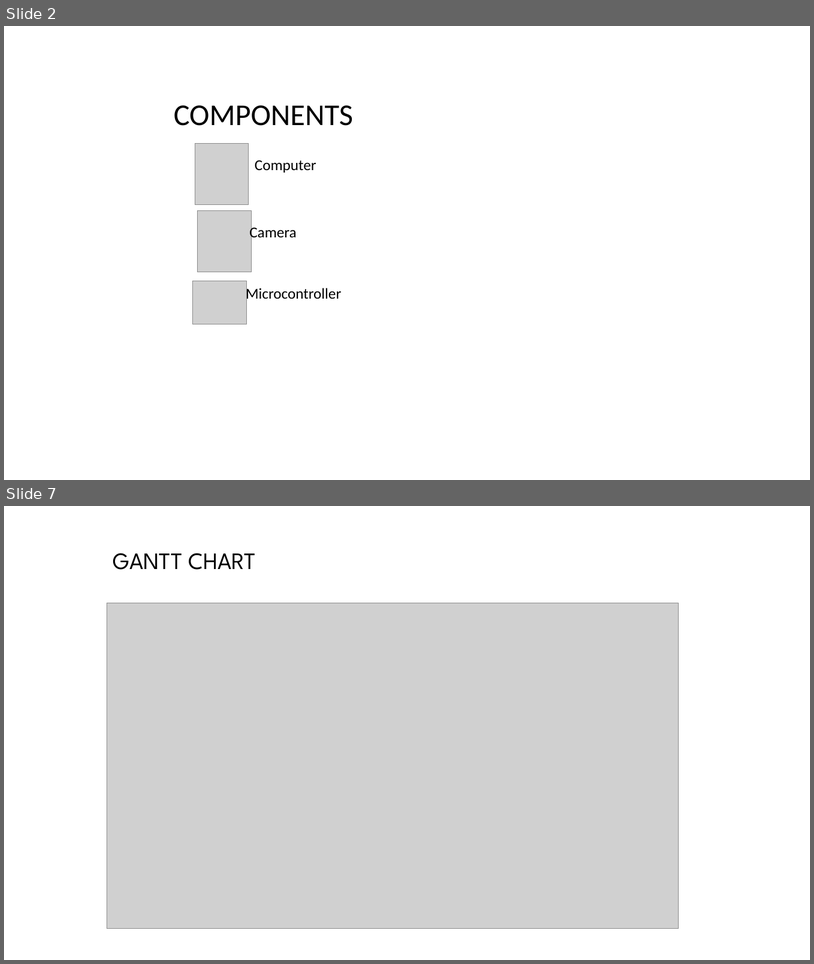
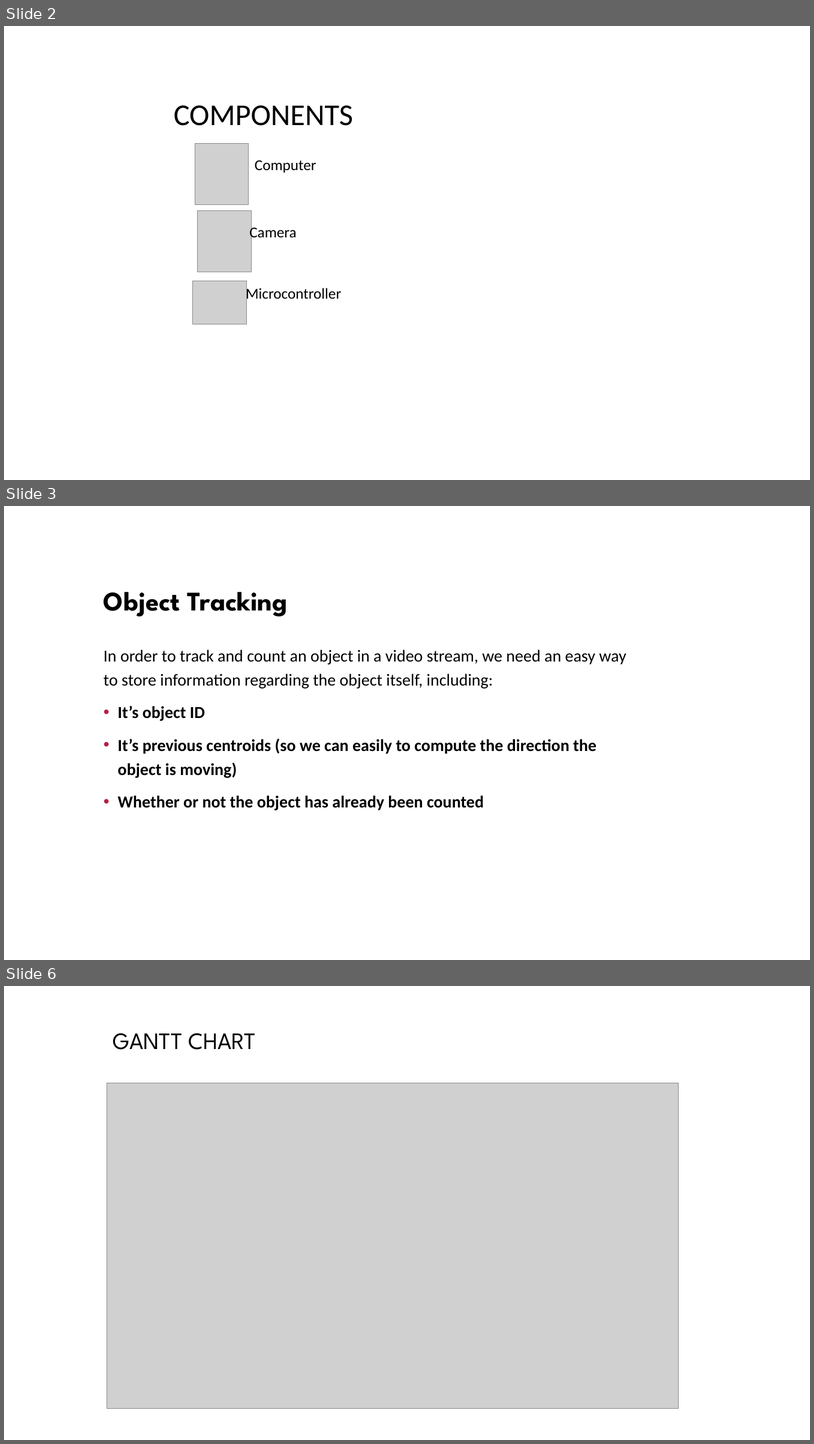
Before and after one commit to tapuzaman/cse299, a slide deck: Presentations/Security Buddy_1.ppt. Shown one above the other, each under a label of ours: slides 2 and 7 before the commit, slides 2, 3 and 6 after it; the slides between them are not shown. The pictures are 814x964 and 814x1444 pixels, drawn with LibreOffice and Linux fonts; fonts in the diff are those of the drawing; grey boxes stand for pictures; background and template pictures are left out. Boxes give left, top, right and bottom in pixels: in the first picture for what was removed or moved away, otherwise in the second. Text is boxed around its words. In the diff, an @@ line names an element or a change of style, - is before the commit and + after.

```diff
--- a/Presentations/Security Buddy_1.ppt
+++ b/Presentations/Security Buddy_1.ppt
@@ slide 3 added at <box>4,506,810,960</box>, background picture (left out) @@
@@ text added at <box>104,592,287,616</box>, 32 pt, text #000000, bold @@
+Object Tracking
@@ text added at <box>104,649,626,810</box>, 20 pt, text #000000, bold @@
+In order to track and count an object in a video stream, we need an easy way to store information regarding the object itself, including:
+• It’s object ID
+• It’s previous centroids (so we can easily to compute the direction the object is moving)
+• Whether or not the object has already been counted
@@ what was slide 7 is now slide 6 @@
```
Also in this commit, not shown: 2 other slides added, 4 slides removed, 1 other file.
